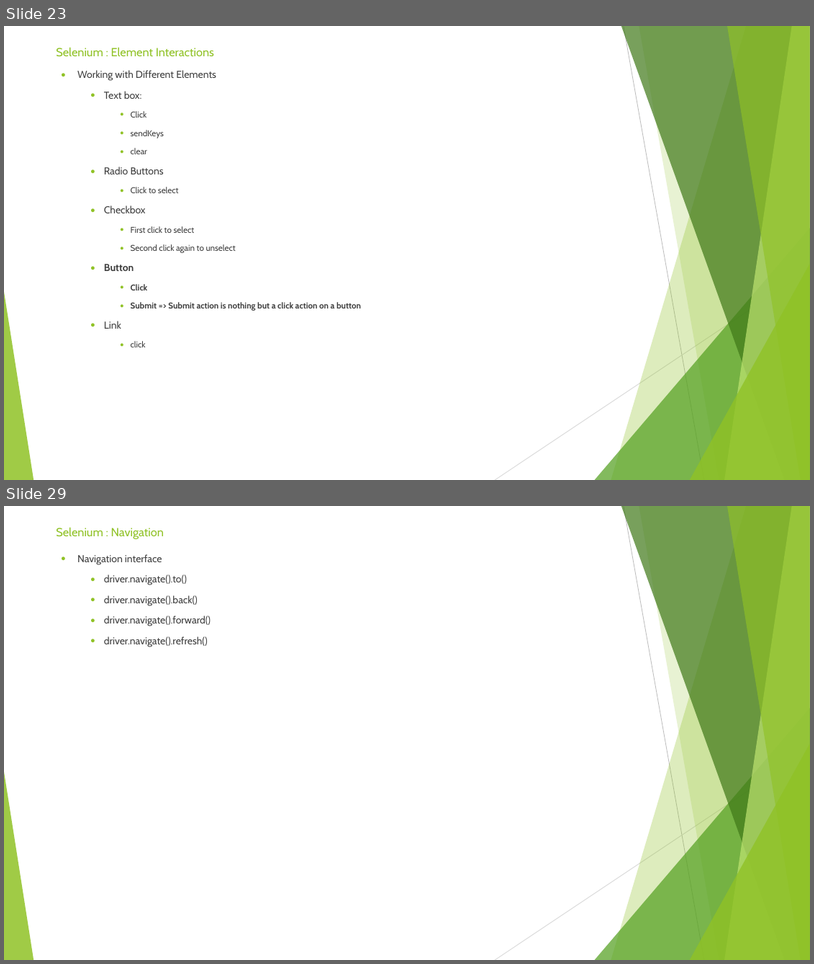
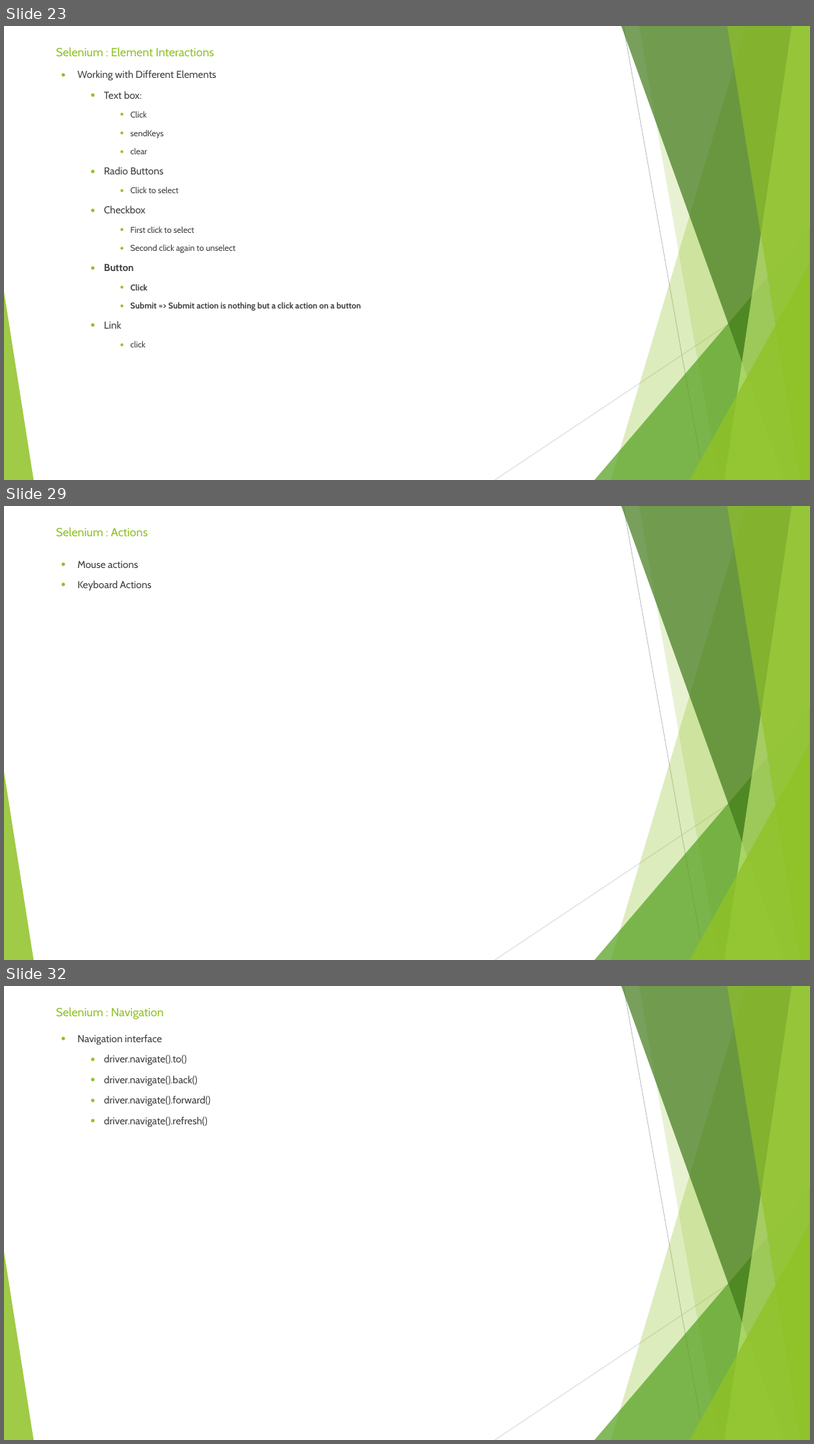
Before and after one commit to sidissir/mk-selenium-training, a slide deck: SeleniumPPT.pptx. Shown one above the other, each under a label of ours: slides 23 and 29 before the commit, slides 23, 29 and 32 after it; the slides between them are not shown. The pictures are 814x964 and 814x1444 pixels, drawn with LibreOffice and Linux fonts; fonts in the diff are those of the drawing. Boxes give left, top, right and bottom in pixels: in the first picture for what was removed or moved away, otherwise in the second. Text is boxed around its words. In the diff, an @@ line names an element or a change of style, - is before the commit and + after.

Commit message:
Actions

```diff
--- a/SeleniumPPT.pptx
+++ b/SeleniumPPT.pptx
@@ slide 29 added at box(4, 506, 810, 960), background #FFFFFF; not listed: 10 template elements that a slide beside it also shows @@
@@ title added at box(56, 527, 148, 536), 14 pt, text #90C226 @@
+Selenium : Actions
@@ text added at box(77, 561, 152, 591), 12 pt, text #3F3F3F @@
+● Mouse actions
+● Keyboard Actions
@@ what was slide 29 is now slide 32 @@
```
Also in this commit, not shown: 5 slides changed, 2 other slides added, 17 other files.
